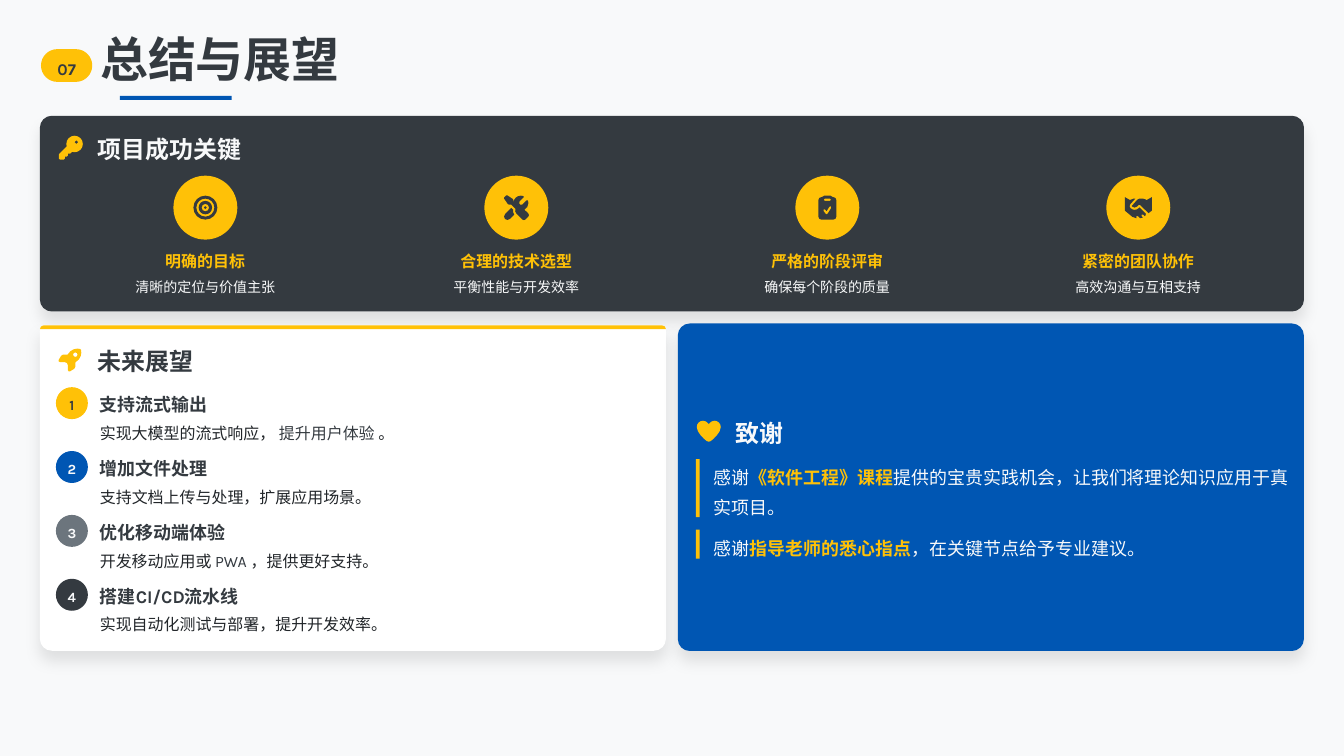
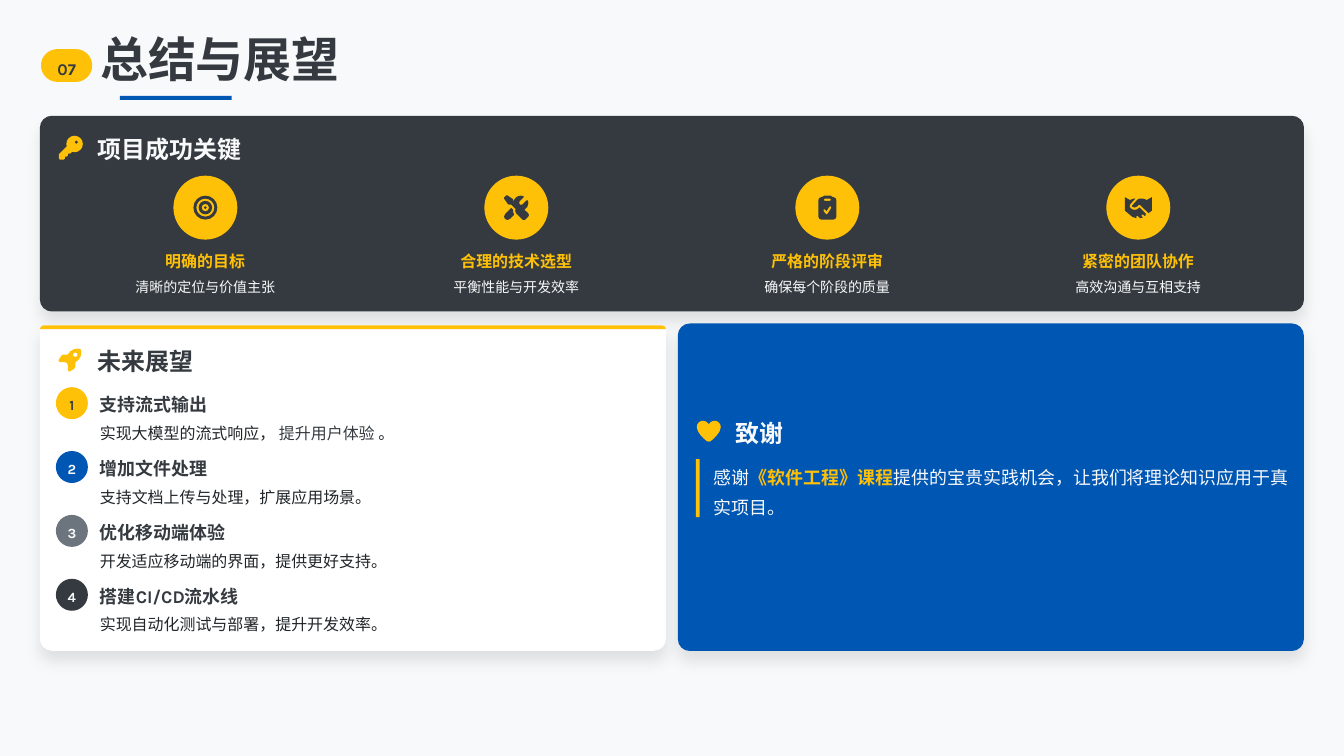
Before and after one commit to HuangFeiYangM/AI-APIChatTool-Web-Docker, a slide deck: slide 12 of 项目文档/演示ppt/G10 项目总结PPT.pptx. Drawn at 1344x756 pixels with LibreOffice and Linux fonts; fonts in the diff are those of the drawing; background and template pictures are left out. Boxes give left, top, right and bottom in pixels: in the first picture for what was removed or moved away, otherwise in the second. Text is boxed around its words. In the diff, an @@ line names an element or a change of style, - is before the commit and + after.

```diff
--- a/项目文档/演示ppt/G10 项目总结PPT.pptx
+++ b/项目文档/演示ppt/G10 项目总结PPT.pptx
@@ freeform shape removed at (x1=696, y1=529, x2=700, y2=559) @@
@@ text removed at (x1=714, y1=539, x2=1145, y2=557) @@
-感谢指导老师的悉心指点，在关键节点给予专业建议。
@@ text at (x1=100, y1=553, x2=387, y2=569): text changed @@
-开发移动应用或 PWA ，提供更好支持。
+开发适应移动端的界面，提供更好支持。
```
Also in this commit, not shown: 4 other slides changed, 1 slide added, 9 other files.
